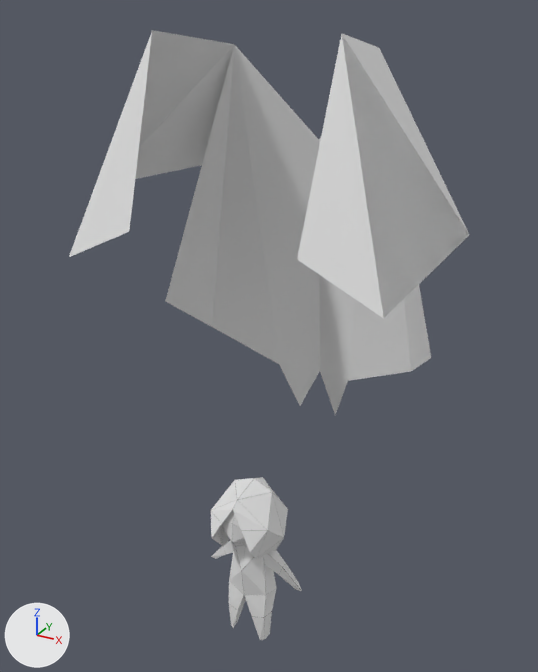
One commit to the Blender file Assets/player.blend: the scene before it, then after it.
Camera for both pictures: a 50 mm lens placed at (3.78, -6.29, 7.45), pointed at (-0.11, 0.79, 3.91). The lights are fixed; the arrows at lower left show +X, +Y and +Z. The same objects are shown in both versions, whatever each file hides.

The first picture shows 'Player', 'Player.001'.
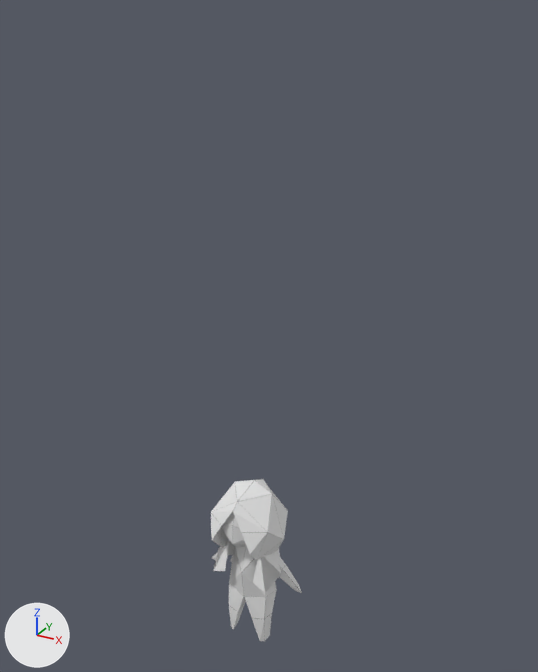
Commit message: this messes everything up but thats ok

What differs and where, as boxes [x1, y1, x2, y2] in the pictures (538 x 672 px):
'Player.001', moved, turned, rescaled
    before: [69, 30, 469, 415]
    after: [213, 540, 281, 593]
'Player', moved
    before: [210, 477, 302, 640]
    after: [211, 479, 302, 642]

The change, as a list of edits to the scene's bpy script:
```text
Change ob_player:
    ob_player.location: (0.0, 0.03, 0.03) -> (0.0, 0.03, 0.0)
Change ob_player_001:
    ob_player_001.location: (0.0, 0.0, 0.0) -> (-0.06, 0.08, 0.0)
    ob_player_001.rotation_euler: (0.0, 0.0, 0.0) -> (0.107, 0.0473, 0.0193)  # degrees (0, 0, 0) -> degrees (6.1, 2.7, 1.1)
    ob_player_001.scale: (1.0, 1.0, 1.0) -> (0.206, 0.242, 0.206)
```
